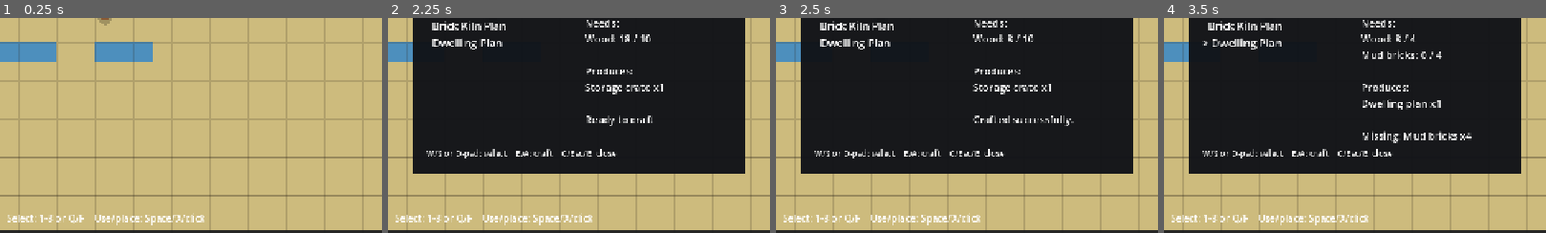
Above: before the commit, frames 1-4 (left to right).
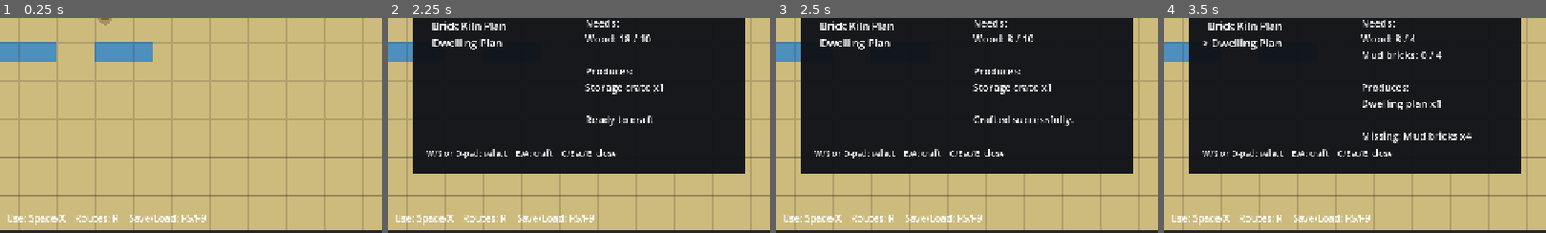
Above: after the commit, the same moments.

Repository: danisanchezcrespo/stardew
Game: Godot game, scene res://main.tscn
Same seed, same stepped clock (60 frames per second), same inputs: the game is played once before the commit and once after it.
Inputs (mouse positions are % of the whole screen's width and height, from its top left):
- Up to frame 1 (0.25 s): no input
- Up to frame 2 (2.25 s): tap Enter at 0.5 s; move the mouse to (72, 45) at 0.52 s; hold D (move_right) 0.53-1.28 s; hold E (interact) 0.53-1.28 s; click (72, 45) at 0.67 s; move the mouse to (30, 55) at 1.27 s; hold S (menu_down) 1.28-2.03 s; tap E (interact) at 1.35 s; move the mouse to (60, 28) at 2.02 s; hold D (move_right) from 2.03 s (still down); hold C (open_crafting) from 2.03 s (still down)
- Up to frame 3 (2.5 s): keep holding D (move_right); keep holding C (open_crafting); tap E (interact) at 2.3 s
- Up to frame 4 (3.5 s): tap Space (use_selected) at 2.75 s; move the mouse to (45, 70) at 2.77 s; release D (move_right) at 2.78 s; release C (open_crafting) at 2.78 s; hold W (menu_up) from 2.78 s (still down); tap F (quick_next) at 2.85 s; click (45, 70) at 2.92 s; tap E (interact) at 3.05 s
The pictures show only the part of the screen within x 25-75%, y 39-89%; the shares and areas given below are measured in that part.

The runs differ from the first frame. In frame 1, 1.1% of the frame differs, in the area x 2-54%, y 90-97%; in frame 2, 1.1%; in frame 3, 1.1%; in frame 4, 1.1%.

Commit message:
Persist and restore the physical game world

Diff:
--- a/godot/gameplay/main_game.gd
+++ b/godot/gameplay/main_game.gd
@@ -13,6 +13,7 @@
 const PlacedTargetType = preload("res://world/placement/placed_object_target.gd")
 const ConstructionSiteType = preload("res://world/construction/construction_site.gd")
 const EgyptCampaignType = preload("res://world/progression/egypt_campaign.gd")
+const PhysicalSaveCodecType = preload("res://world/persistence/physical_save_codec.gd")
 const PhysicalMachineType = preload("res://world/machines/physical_machine.gd")
 const PhysicalRouteType = preload("res://world/logistics/physical_route.gd")
 const PhysicalWorkforceType = preload("res://world/population/physical_workforce.gd")
@@ -68,16 +69,21 @@
 var population_label: Label
 var campaign: Variant
 var objective_label: Label
+var physical_save: Variant
 
 
 func _ready() -> void:
 	workforce = PhysicalWorkforceType.new()
 	campaign = EgyptCampaignType.new()
+	physical_save = PhysicalSaveCodecType.new()
 	_build_terrain()
 	_build_boundaries()
 	_build_player()
 	_build_items()
 	_build_hud()
+	if PhysicalSaveCodecType.pending_reload:
+		PhysicalSaveCodecType.pending_reload = false
+		physical_save.load_from_path(self, "user://physical_save.json")
 	queue_redraw()
 
 
@@ -105,6 +111,18 @@
 
 
 func _unhandled_input(event: InputEvent) -> void:
+	if event.is_action_pressed("save_game"):
+		var result: Error = physical_save.save_to_path(self, "user://physical_save.json")
+		interaction_label.text = "Game saved" if result == OK else "Save failed"
+		return
+	if event.is_action_pressed("load_game"):
+		if world_grid.entities_by_id.is_empty():
+			var result: Error = physical_save.load_from_path(self, "user://physical_save.json")
+			interaction_label.text = "Game loaded" if result == OK else "Load failed"
+		else:
+			PhysicalSaveCodecType.pending_reload = true
+			get_tree().reload_current_scene()
+		return
 	if storage_open:
 		if event.is_action_pressed("cancel") or event.is_action_pressed("open_crafting"):
 			close_storage()
@@ -292,7 +310,7 @@
 	var help := Label.new()
 	help.set_anchors_preset(Control.PRESET_BOTTOM_LEFT)
 	help.position = Vector2(22, -118)
-	help.text = "Move/Pick up: WASD + E/A    Craft: C/Y    Select: 1-8 or Q/F    Use/place: Space/X/click"
+	help.text = "Move/Pick up: WASD + E/A    Craft: C/Y    Use: Space/X    Routes: R    Save/Load: F5/F9"
 	help.add_theme_color_override("font_color", Color.WHITE)
 	help.add_theme_font_size_override("font_size", 16)
 	layer.add_child(help)
--- a/godot/input/input_defaults.gd
+++ b/godot/input/input_defaults.gd
@@ -18,6 +18,8 @@
 	"menu_down": [KEY_S, KEY_DOWN],
 	"quick_previous": [KEY_Q],
 	"quick_next": [KEY_F],
+	"save_game": [KEY_F5],
+	"load_game": [KEY_F9],
 }
 
 
--- /dev/null
+++ b/godot/tests/test_physical_save.gd
@@ -0,0 +1,51 @@
+extends SceneTree
+
+const CodecType = preload("res://world/persistence/physical_save_codec.gd")
+
+func _initialize() -> void:
+	var failures: Array[String] = []
+	var packed: PackedScene = load("res://main.tscn")
+	var source_root: Node = packed.instantiate()
+	root.add_child(source_root)
+	await process_frame
+	var source: Node2D = source_root.get_node("MainGame")
+	source.player.position = Vector2(300, 220)
+	source.inventory.add("storage_crate", 1)
+	source.select_quick_slot(_find_slot(source.inventory, "storage_crate"))
+	source.begin_placement()
+	var origin: Vector2i = source.placement_cursor
+	source.confirm_placement()
+	var crate_id: String = source.world_grid.occupant_at(origin)
+	source.storage_by_entity_id[crate_id].add("grain", 7)
+	source.campaign.record_pickup("wood")
+	var codec := CodecType.new()
+	var path := "user://physical_save_test.json"
+	_expect(codec.save_to_path(source, path) == OK, "Physical game should save to JSON.", failures)
+	source_root.queue_free()
+	await process_frame
+	var restored_root: Node = packed.instantiate()
+	root.add_child(restored_root)
+	await process_frame
+	var restored: Node2D = restored_root.get_node("MainGame")
+	_expect(codec.load_from_path(restored, path) == OK, "Fresh physical world should load saved state.", failures)
+	_expect(restored.player.position == Vector2(300, 220), "Player position should round-trip.", failures)
+	_expect(restored.world_grid.occupant_at(origin) == crate_id, "Placed entity identity should round-trip.", failures)
+	_expect(restored.storage_by_entity_id[crate_id].count("grain") == 7, "Container contents should round-trip.", failures)
+	_expect(restored.campaign.gathered_wood == false and restored.campaign.completed == {}, "Transient campaign flags should remain conservative.", failures)
+	DirAccess.remove_absolute(ProjectSettings.globalize_path(path))
+	restored_root.queue_free()
+	await process_frame
+	if failures.is_empty():
+		print("PASS: physical save")
+		quit(0)
+		return
+	for failure in failures: push_error(failure)
+	quit(1)
+
+func _find_slot(inventory: Variant, item_id: String) -> int:
+	for index in range(inventory.slots.size()):
+		if inventory.slots[index].get("item_id") == item_id: return index
+	return -1
+
+func _expect(condition: bool, message: String, failures: Array[String]) -> void:
+	if not condition: failures.append(message)
--- /dev/null
+++ b/godot/world/persistence/physical_save_codec.gd
@@ -0,0 +1,94 @@
+class_name PhysicalSaveCodec
+extends RefCounted
+
+const VERSION := 1
+static var pending_reload := false
+
+func capture(game: Node2D) -> Dictionary:
+	var entities: Array[Dictionary] = []
+	for placed: Variant in game.world_grid.entities_by_id.values():
+		var row := {"id": placed.instance_id, "definition_id": placed.definition_id, "origin": [placed.origin.x, placed.origin.y], "rotation": placed.rotation}
+		var site: Variant = game.construction_by_entity_id.get(placed.instance_id)
+		if site != null:
+			row.construction = {"delivered": site.delivered.duplicate(true), "work_done": site.work_done, "complete": site.complete}
+		var storage: Variant = game.storage_by_entity_id.get(placed.instance_id)
+		if storage != null: row.storage = storage.snapshot()
+		var machine: Variant = game.machines_by_entity_id.get(placed.instance_id)
+		if machine != null:
+			row.machine = {"input": machine.input_inventory.snapshot(), "output": machine.output_inventory.snapshot(), "remaining": machine.remaining_seconds, "batches": machine.batches_completed, "durability": machine.durability, "broken": machine.broken}
+		entities.append(row)
+	var routes: Array[Dictionary] = []
+	for route: Variant in game.logistics_routes:
+		routes.append({"id": route.route_id, "source": route.source_id, "destination": route.destination_id, "progress": route.progress_seconds, "trips": route.trips_completed})
+	var pickup_amounts: Dictionary = {}
+	for pickup: Variant in game.pickups:
+		if is_instance_valid(pickup): pickup_amounts[pickup.stable_id] = pickup.amount
+	return {"version": VERSION, "player_position": [game.player.position.x, game.player.position.y], "inventory": game.inventory.snapshot(), "entities": entities, "routes": routes, "pickups": pickup_amounts, "campaign": game.campaign.completed.duplicate(true)}
+
+func save_to_path(game: Node2D, path: String) -> Error:
+	var file := FileAccess.open(path, FileAccess.WRITE)
+	if file == null: return FileAccess.get_open_error()
+	file.store_string(JSON.stringify(capture(game)))
+	return OK
+
+func load_from_path(game: Node2D, path: String) -> Error:
+	var file := FileAccess.open(path, FileAccess.READ)
+	if file == null: return FileAccess.get_open_error()
+	var data: Variant = JSON.parse_string(file.get_as_text())
+	if typeof(data) != TYPE_DICTIONARY or int(data.get("version", -1)) != VERSION: return ERR_INVALID_DATA
+	return restore(game, data)
+
+func restore(game: Node2D, data: Dictionary) -> Error:
+	if not game.world_grid.entities_by_id.is_empty(): return ERR_ALREADY_IN_USE
+	game.inventory.slots = _slots(data.get("inventory", []), game.inventory.slot_count)
+	var player_position: Array = data.get("player_position", [208, 208])
+	game.player.position = Vector2(float(player_position[0]), float(player_position[1]))
+	for pickup: Variant in game.pickups:
+		if is_instance_valid(pickup) and data.get("pickups", {}).has(pickup.stable_id):
+			pickup.amount = int(data.pickups[pickup.stable_id])
+			pickup.visible = pickup.amount > 0
+	for row: Dictionary in data.get("entities", []):
+		var definition: Variant = game.placement_registry.get_entity(str(row.definition_id))
+		if definition == null: return ERR_INVALID_DATA
+		var origin := Vector2i(int(row.origin[0]), int(row.origin[1]))
+		var result: Variant = game.world_grid.place(str(row.id), definition.entity_id, definition.spatial_footprint, origin, int(row.rotation), definition.allowed_terrain)
+		if not result.valid: return ERR_INVALID_DATA
+		game._add_placed_collision(str(row.id), result.cells)
+		if row.has("construction"):
+			var site := ConstructionSite.new(str(row.id), definition.construction_cost, definition.construction_work_seconds)
+			site.delivered = row.construction.delivered.duplicate(true)
+			site.work_done = float(row.construction.work_done)
+			site.complete = bool(row.construction.complete)
+			game.construction_by_entity_id[str(row.id)] = site
+		game._add_placed_target(str(row.id), definition, origin, int(row.rotation))
+		if row.has("storage"):
+			var storage := PlayerInventory.new(game.item_registry, definition.storage_slots)
+			storage.slots = _slots(row.storage, storage.slot_count)
+			game.storage_by_entity_id[str(row.id)] = storage
+		if row.has("machine"):
+			var machine := PhysicalMachine.new(str(row.id), definition.recipe_inputs, definition.recipe_outputs, definition.process_time_sec, game.item_registry)
+			machine.input_inventory.slots = _slots(row.machine.input, machine.input_inventory.slot_count)
+			machine.output_inventory.slots = _slots(row.machine.output, machine.output_inventory.slot_count)
+			machine.remaining_seconds = float(row.machine.remaining)
+			machine.batches_completed = int(row.machine.batches)
+			machine.durability = int(row.machine.durability)
+			machine.broken = bool(row.machine.broken)
+			game.machines_by_entity_id[str(row.id)] = machine
+			game.workforce.register_job(str(row.id), ceili(definition.workers_required), definition.worker_priority)
+		game.next_placed_id = maxi(game.next_placed_id, int(str(row.id).get_slice("-", 1)) + 1)
+	for row: Dictionary in data.get("routes", []):
+		var route := PhysicalRoute.new(str(row.id), str(row.source), str(row.destination))
+		route.progress_seconds = float(row.progress)
+		route.trips_completed = int(row.trips)
+		game.logistics_routes.append(route)
+	game.campaign.completed = data.get("campaign", {}).duplicate(true)
+	game._refresh_population_capacity()
+	game._update_inventory_hud()
+	game.queue_redraw()
+	return OK
+
+func _slots(value: Array, count: int) -> Array[Dictionary]:
+	var result: Array[Dictionary] = []
+	for index in range(count):
+		result.append(value[index].duplicate(true) if index < value.size() and typeof(value[index]) == TYPE_DICTIONARY else {})
+	return result
Not shown, added: godot/tests/test_physical_save.gd.uid
Not shown, added: godot/world/persistence/physical_save_codec.gd.uid
Not shown, added: docs/MILESTONE_14.md
Not shown, changed: godot/tests/README.md
